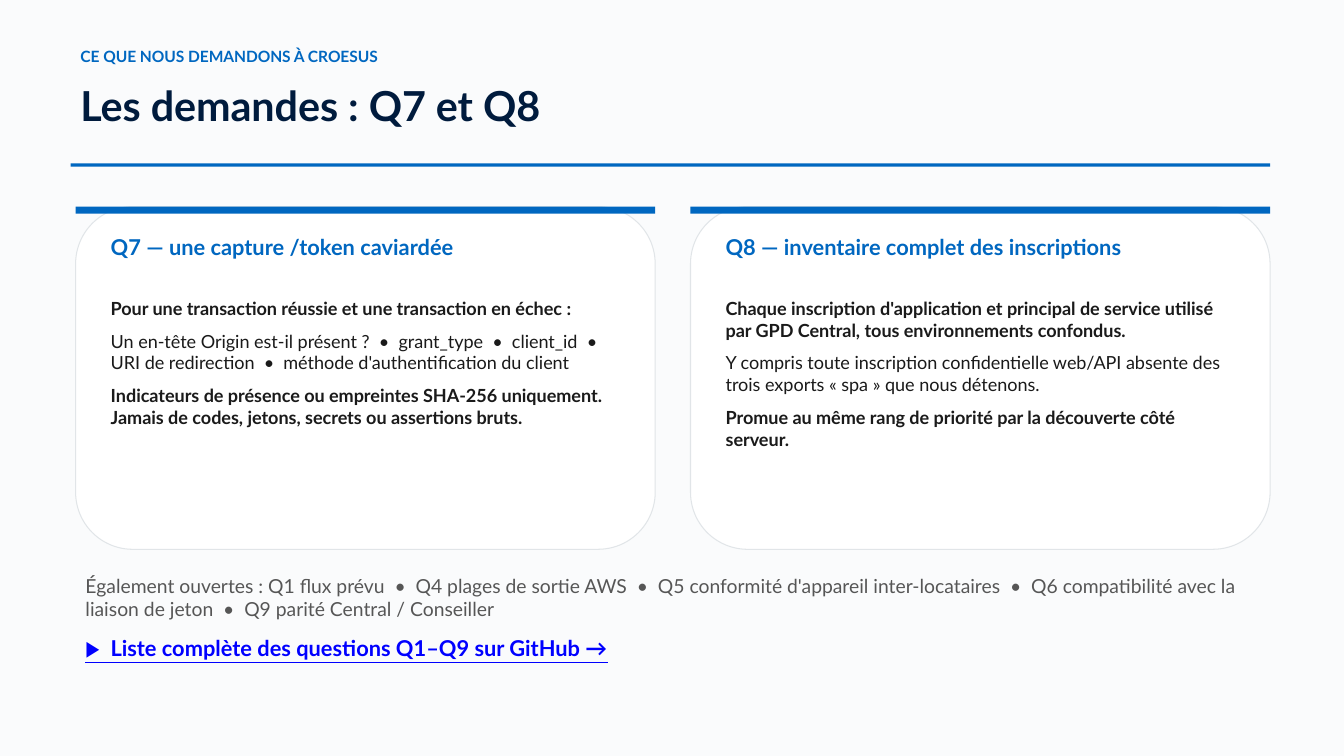
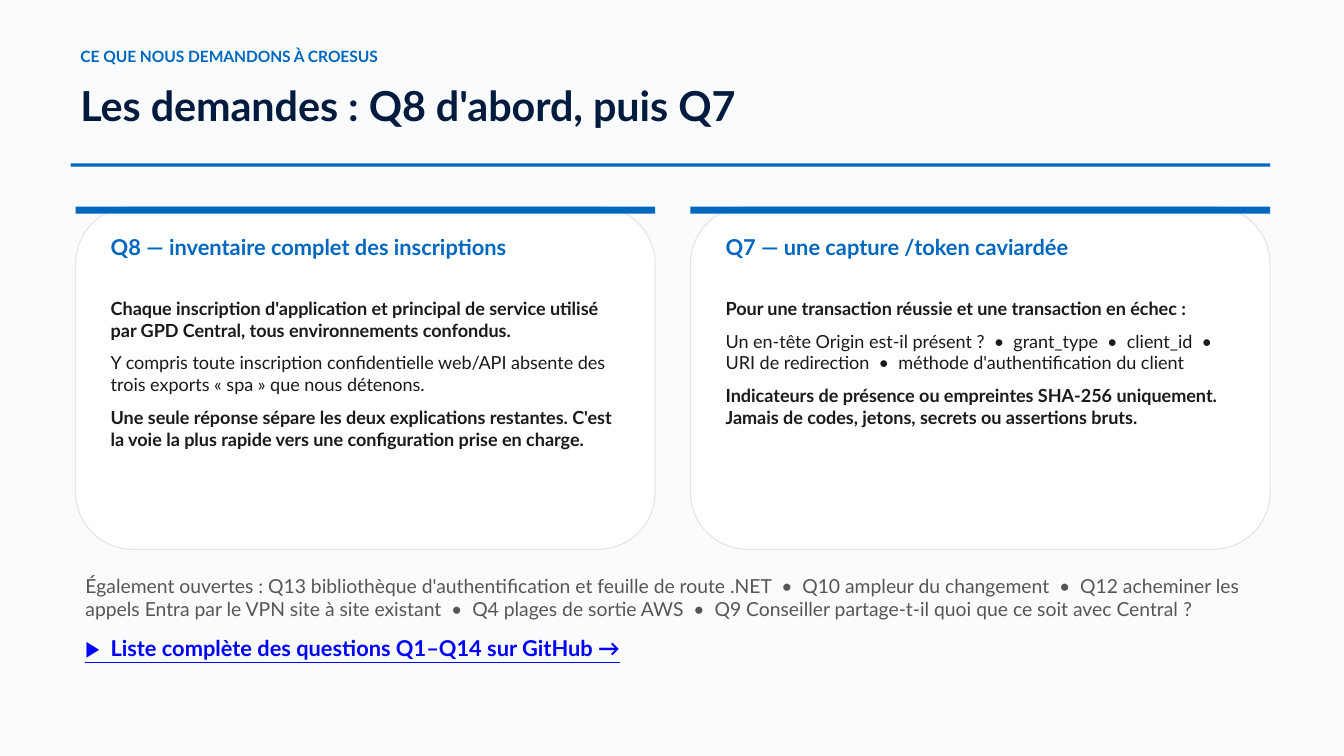
Before and after one commit to devopsabcs-engineering/croesus, a slide deck: slide 10 of docs/deck/croesus-session-deck-fr.pptx. Drawn at 1344x756 pixels with LibreOffice and Linux fonts; fonts in the diff are those of the drawing. Boxes give left, top, right and bottom in pixels: in the first picture for what was removed or moved away, otherwise in the second. Text is boxed around its words. In the diff, an @@ line names an element or a change of style, - is before the commit and + after.

Commit message:
Update evidence narrative and registration shape panel with findings from Croesus session
- Revised the evidence narrative to reflect the updated date and key findings from the three-way session with Croesus, emphasizing the type mismatch in application registration.
- Enhanced the RegistrationShapePanel component to clarify the distinction between `spa` and `web` platform registrations, including new findings and implications for GPD Central.
- Added a new document detailing the findings from the three-way session, outlining the current state, open questions, and potential routes for resolution.

```diff
--- a/docs/deck/croesus-session-deck-fr.pptx
+++ b/docs/deck/croesus-session-deck-fr.pptx
@@ text at (x1=80, y1=90, x2=735, y2=128): text changed @@
-Les demandes : Q7 et Q8
+Les demandes : Q8 d'abord, puis Q7
@@ text at (x1=111, y1=238, x2=506, y2=259): text changed @@
-Q7 — une capture /token caviardée
+Q8 — inventaire complet des inscriptions
@@ text at (x1=726, y1=238, x2=1068, y2=259): text changed @@
-Q8 — inventaire complet des inscriptions
+Q7 — une capture /token caviardée
@@ text at (x1=111, y1=301, x2=611, y2=450): text changed @@
-Pour une transaction réussie et une transaction en échec :
-Un en-tête Origin est-il présent ? • grant_type • client_id • URI de redirection • méthode d'authentification du client
-Indicateurs de présence ou empreintes SHA-256 uniquement. Jamais de codes, jetons, secrets ou assertions bruts.
+Chaque inscription d'application et principal de service utilisé par GPD Central, tous environnements confondus.
+Y compris toute inscription confidentielle web/API absente des trois exports « spa » que nous détenons.
+Une seule réponse sépare les deux explications restantes. C'est la voie la plus rapide vers une configuration prise en charge.
@@ text at (x1=726, y1=301, x2=1217, y2=428): text changed @@
-Chaque inscription d'application et principal de service utilisé par GPD Central, tous environnements confondus.
-Y compris toute inscription confidentielle web/API absente des trois exports « spa » que nous détenons.
-Promue au même rang de priorité par la découverte côté serveur.
+Pour une transaction réussie et une transaction en échec :
+Un en-tête Origin est-il présent ? • grant_type • client_id • URI de redirection • méthode d'authentification du client
+Indicateurs de présence ou empreintes SHA-256 uniquement. Jamais de codes, jetons, secrets ou assertions bruts.
@@ text at (x1=85, y1=577, x2=1239, y2=620): text changed @@
-Également ouvertes : Q1 flux prévu • Q4 plages de sortie AWS • Q5 conformité d'appareil inter-locataires • Q6 compatibilité avec la liaison de jeton • Q9 parité Central / Conseiller
+Également ouvertes : Q13 bibliothèque d'authentification et feuille de route .NET • Q10 ampleur du changement • Q12 acheminer les appels Entra par le VPN site à site existant • Q4 plages de sortie AWS • Q9 Conseiller partage-t-il quoi que ce soit avec Central ?
@@ text at (x1=111, y1=639, x2=593, y2=660): text changed @@
-▶ Liste complète des questions Q1–Q9 sur GitHub →
+▶ Liste complète des questions Q1–Q14 sur GitHub →
```
Also in this commit, not shown: 10 other slides changed, 8 other files.
